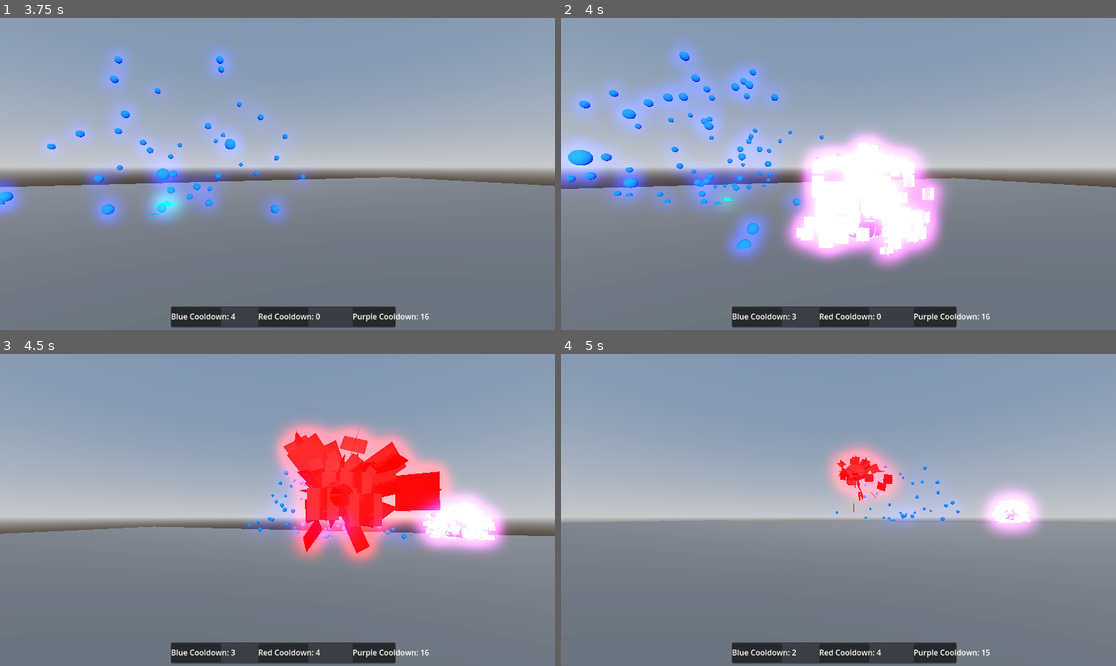
Above: before the commit, frames 1-4 (two rows, left to right).
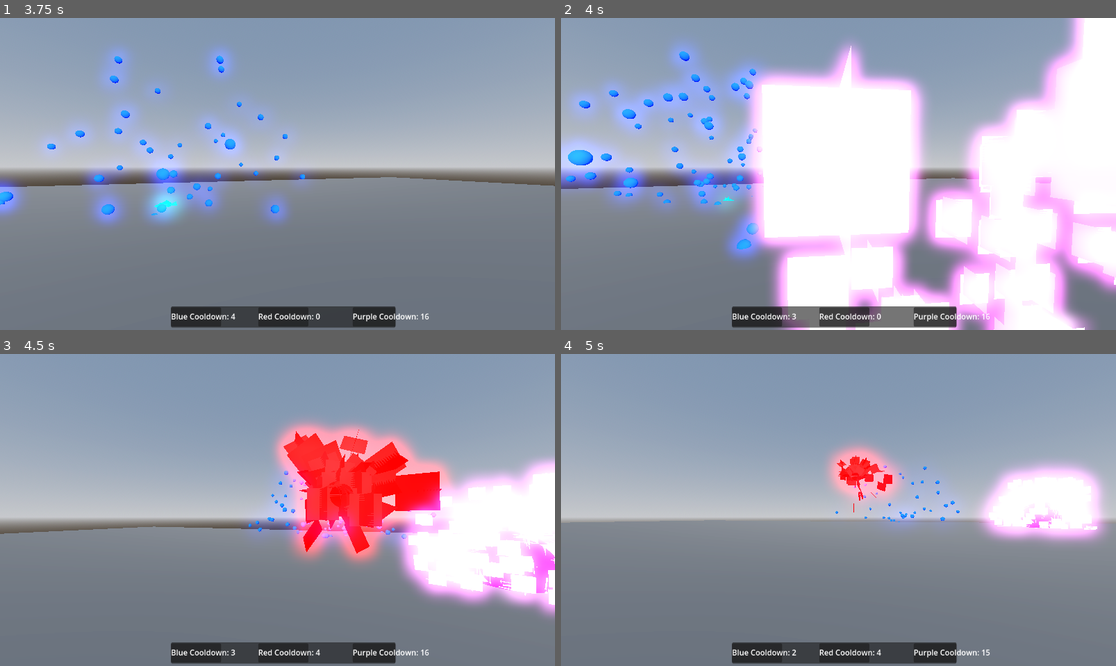
Above: after the commit, the same moments.

Repository: AmanSong/GE1-DomainExpansion-CA
Game: Godot game, scene res://root.tscn
Same seed, same stepped clock (60 frames per second), same inputs: the game is played once before the commit and once after it. The project has no main scene, so this scene is started directly.
Inputs (mouse positions are in pixels of both pictures, inside the frame that each line leads up to):
- Up to frame 1 (3.75 s): tap Enter at 0.5 s; move the mouse to (305, 174) at 0.52 s; hold W (move_forward) from 0.53 s (still down); tap R (technique_purple) at 0.6, 1.55, 3.05, 3.6 s; tap Space (jump) at 0.77, 1.52, 2.75, 3.02 s; tap G (domain_expansion, bound only after the commit) at 0.8, 1.35, 2.3 s; move the mouse to (249, 174) at 1.27 s; move the mouse to (288, 167) at 2.02 s; hold Shift (sprint) 2.03-2.78 s; move the mouse to (271, 180) at 2.77 s; tap Q (technique_blue) at 2.85 s; move the mouse to (316, 177) at 3.52 s
- Up to frame 2 (4 s): keep holding W (move_forward); tap Space (jump) at 3.77 s; tap G (domain_expansion, bound only after the commit) at 3.8 s
- Up to frame 3 (4.5 s): keep holding W (move_forward); move the mouse to (233, 506) at 4.27 s; tap E (technique_red) at 4.35 s
- Up to frame 4 (5 s): keep holding W (move_forward); tap Space (jump) at 4.52 s; tap R (technique_purple) at 4.55 s

Frame 1 is identical in both runs. In frame 2, 43% of the frame differs, in the area x 33-100%, y 0-100%; in frame 3, 9.9%; in frame 4, 4.2%.

Commit message:
tried domain expansion

Diff:
--- /dev/null
+++ b/blackhole.tres
@@ -0,0 +1,3 @@
+[gd_resource type="World3D" format=3 uid="uid://bmy1chc2mtwfo"]
+
+[resource]
--- /dev/null
+++ b/infinite_void.gd
@@ -0,0 +1,11 @@
+extends Node3D
+
+
+# Called when the node enters the scene tree for the first time.
+func _ready():
+	pass # Replace with function body.
+
+
+# Called every frame. 'delta' is the elapsed time since the previous frame.
+func _process(delta):
+	pass
--- /dev/null
+++ b/infinite_void.tscn
@@ -0,0 +1,51 @@
+[gd_scene load_steps=6 format=3 uid="uid://cwhwl065yn8s6"]
+
+[sub_resource type="GDScript" id="GDScript_l2t63"]
+script/source = "extends Node3D
+
+
+# Called when the node enters the scene tree for the first time.
+func _ready():
+	pass # Replace with function body.
+
+
+# Called every frame. 'delta' is the elapsed time since the previous frame.
+func _process(delta):
+	pass
+"
+
+[sub_resource type="StandardMaterial3D" id="StandardMaterial3D_583ce"]
+
+[sub_resource type="PlaneMesh" id="PlaneMesh_61sg0"]
+material = SubResource("StandardMaterial3D_583ce")
+
+[sub_resource type="ConcavePolygonShape3D" id="ConcavePolygonShape3D_wbapj"]
+data = PackedVector3Array(1, 0, 1, -1, 0, 1, 1, 0, -1, -1, 0, 1, -1, 0, -1, 1, 0, -1)
+
+[sub_resource type="SphereMesh" id="SphereMesh_hd2aa"]
+flip_faces = true
+
+[node name="InfiniteVoid" type="Node3D"]
+script = SubResource("GDScript_l2t63")
+
+[node name="BarrierFloor" type="MeshInstance3D" parent="."]
+transform = Transform3D(2.5, 0, 0, 0, 2.5, 0, 0, 0, 2.5, 0, 0, 0)
+transparency = 1.0
+mesh = SubResource("PlaneMesh_61sg0")
+
+[node name="StaticBody3D" type="StaticBody3D" parent="BarrierFloor"]
+
+[node name="CollisionShape3D" type="CollisionShape3D" parent="BarrierFloor/StaticBody3D"]
+shape = SubResource("ConcavePolygonShape3D_wbapj")
+
+[node name="CSGCombiner3D" type="CSGCombiner3D" parent="."]
+operation = 2
+
+[node name="sphere1" type="MeshInstance3D" parent="CSGCombiner3D"]
+transform = Transform3D(5, 0, 0, 0, 5, 0, 0, 0, 5, 0, 0, 0)
+mesh = SubResource("SphereMesh_hd2aa")
+skeleton = NodePath("../..")
+
+[node name="sphere2" type="MeshInstance3D" parent="CSGCombiner3D"]
+transform = Transform3D(4.9, 0, 0, 0, 4.9, 0, 0, 0, 4.9, 0, 0, 0)
+skeleton = NodePath("../..")
--- a/player.tscn
+++ b/player.tscn
@@ -18,3 +18,9 @@
 [node name="CanvasLayer" type="CanvasLayer" parent="."]
 
 [node name="UI" parent="CanvasLayer" instance=ExtResource("2_0486t")]
+
+[node name="AudioStreamPlayer3D" type="AudioStreamPlayer3D" parent="."]
+attenuation_model = 3
+
+[node name="AudioStreamPlayer3D2" type="AudioStreamPlayer3D" parent="."]
+attenuation_model = 3
--- a/player_movement.gd
+++ b/player_movement.gd
@@ -9,6 +9,8 @@
 @onready var pov = $POV
 @onready var player = $"."
 @onready var ui = $CanvasLayer/UI
+
+@onready var audio_player = $AudioStreamPlayer3D
 
 var is_jumping = false
 var jump_height = 5.0
@@ -105,6 +107,10 @@
 		technique_purple()
 		purple_cooldown_timer = technique_purple_cooldown
 
+	# for domain expansion
+	if Input.is_action_just_pressed("domain_expansion"):
+		domain_expansion()
+
 	move_and_slide()
 
 func technique_blue():
@@ -181,6 +187,13 @@
 		tween_red.tween_property(red_instance, "position", mid, 3.0)
 		tween_blue.tween_property(blue_instance, "position", mid, 3.0)
 
+		var purple_sound: AudioStream = preload("res://Sounds/purple_sfx.mp3")
+		var purple_theme: AudioStream = preload("res://Sounds/purple_theme.mp3")
+
+		if not audio_player.playing:
+			audio_player.stream = purple_sound
+			audio_player.play()
+
 		# just to remove red and blue after 5 seconds
 		await get_tree().create_timer(3).timeout
 		red_instance.queue_free()
@@ -191,3 +204,7 @@
 
 	else:
 		print("Error: Purple scene not loaded")
+
+
+func domain_expansion():
+	pass
--- a/project.godot
+++ b/project.godot
@@ -12,7 +12,7 @@
 
 config/name="Ge 1-domain Expansion-ca"
 config/features=PackedStringArray("4.1", "Forward Plus")
-config/icon="res://icon.svg"
+config/icon="res://Images/icon.svg"
 
 [input]
 
@@ -61,3 +61,8 @@
 "events": [Object(InputEventKey,"resource_local_to_scene":false,"resource_name":"","device":-1,"window_id":0,"alt_pressed":false,"shift_pressed":false,"ctrl_pressed":false,"meta_pressed":false,"pressed":false,"keycode":0,"physical_keycode":82,"key_label":0,"unicode":114,"echo":false,"script":null)
 ]
 }
+domain_expansion={
+"deadzone": 0.5,
+"events": [Object(InputEventKey,"resource_local_to_scene":false,"resource_name":"","device":-1,"window_id":0,"alt_pressed":false,"shift_pressed":false,"ctrl_pressed":false,"meta_pressed":false,"pressed":false,"keycode":0,"physical_keycode":71,"key_label":0,"unicode":103,"echo":false,"script":null)
+]
+}
--- a/purple.gd
+++ b/purple.gd
@@ -1,10 +1,16 @@
 extends Node3D
 
-const SPEED = 100.0
+const SPEED = 50.0
 
 @onready var purple = $MeshInstance3D
 @onready var ray_cast_3d = $RayCast3D
 @onready var purple_animation = $PurpleAnimation
+
+# Load sound
+@onready var audio_player = $AudioStreamPlayer3D
+var purple_sound: AudioStream = preload("res://Sounds/purple_theme.mp3")
+
+var is_moving = true
 
 # Called when the node enters the scene tree for the first time.
 func _ready():
@@ -12,9 +18,17 @@
 
 # Called every frame. 'delta' is the elapsed time since the previous frame.
 func _process(delta):
-	position += transform.basis * Vector3(0, 0, -SPEED) * delta
-	await get_tree().create_timer(10.0).timeout
-	queue_free()
+	if is_moving:
+		# Play the sound when fired
+#		if not audio_player.playing:
+#			audio_player.stream = purple_sound
+#			audio_player.play()
+
+		position += transform.basis * Vector3(0, 0, -SPEED) * delta
+		if ray_cast_3d.is_colliding():
+			await get_tree().create_timer(10.0).timeout
+			queue_free()
+
 
 func _on_timer_timeout():
-	queue_free() # Replace with function body.
+	queue_free()
--- a/purple.tscn
+++ b/purple.tscn
@@ -83,5 +83,9 @@
 
 [node name="Timer" type="Timer" parent="."]
 wait_time = 10.0
+autostart = true
+
+[node name="AudioStreamPlayer3D" type="AudioStreamPlayer3D" parent="."]
+attenuation_model = 3
 
 [connection signal="timeout" from="Timer" to="." method="_on_timer_timeout"]
Binary file added: Images/blackhole.jpg
Not shown, changed: Images/blackhole.jpg.import
Renamed: icon.svg -> Images/icon.svg
Not shown, added: Images/icon.svg.import
Not shown, added: Sounds/purple_sfx.mp3.import
Not shown, added: Sounds/purple_theme.mp3.import
Not shown, changed: Sounds/red_sfx.mp3.import
Not shown, added: Sounds/purple_sfx.mp3
Not shown, added: Sounds/purple_theme.mp3
Not shown, changed: Sounds/red_sfx.mp3
Not shown, added: roo1A97.tmp
Not shown, added: roo262F.tmp
